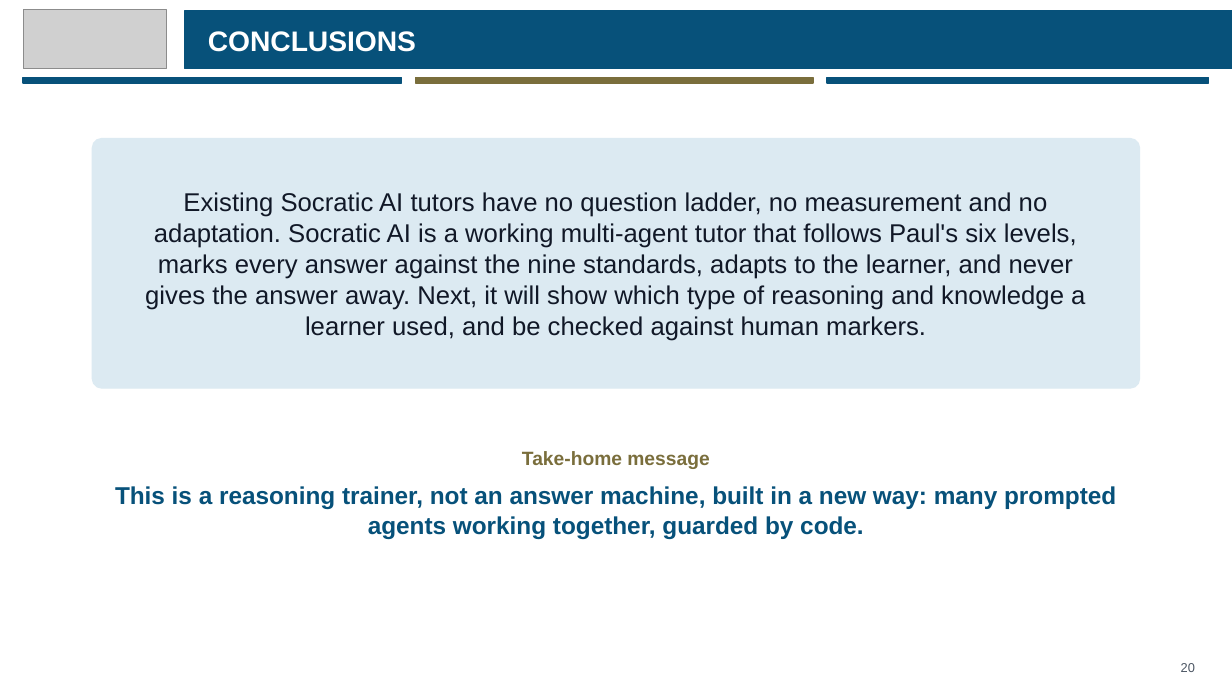
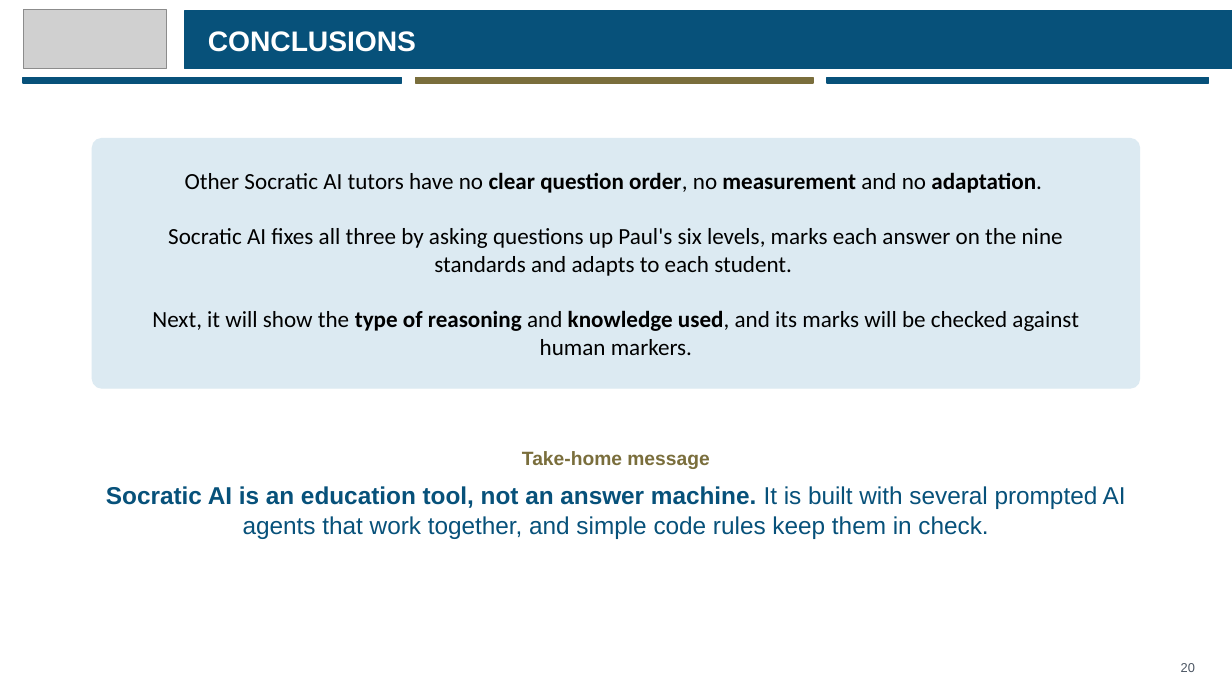
Before and after one commit to eusoffamir/Socratic-AI, a slide deck: slide 21 of docs/defence/Socratic AI Proposal Defence.pptx (slide 20 before the commit). Drawn at 1232x693 pixels with LibreOffice and Linux fonts; fonts in the diff are those of the drawing; grey boxes stand for pictures. Boxes give left, top, right and bottom in pixels: in the first picture for what was removed or moved away, otherwise in the second. Text is boxed around its words. In the diff, an @@ line names an element or a change of style, - is before the commit and + after.

```diff
--- a/docs/defence/Socratic AI Proposal Defence.pptx
+++ b/docs/defence/Socratic AI Proposal Defence.pptx
@@ text at box(152, 172, 1078, 355): text changed; size 20 to 18 pt; font Arial to Calibri; text colour #111827 to #000000 @@
-Existing Socratic AI tutors have no question ladder, no measurement and no adaptation. Socratic AI is a working multi-agent tutor that follows Paul's six levels, marks every answer against the nine standards, adapts to the learner, and never gives the answer away. Next, it will show which type of reasoning and knowledge a learner used, and be checked against human markers.
+Other Socratic AI tutors have no clear question order, no measurement and no adaptation.
+Socratic AI fixes all three by asking questions up Paul's six levels, marks each answer on the nine standards and adapts to each student.
+Next, it will show the type of reasoning and knowledge used, and its marks will be checked against human markers.
@@ text at box(106, 486, 1126, 539): text changed; bold off @@
-This is a reasoning trainer, not an answer machine, built in a new way: many prompted agents working together, guarded by code.
+Socratic AI is an education tool, not an answer machine. It is built with several prompted AI agents that work together, and simple code rules keep them in check.
```
Also in this commit, not shown: 12 other slides changed, 1 slide added, 2 other files.
